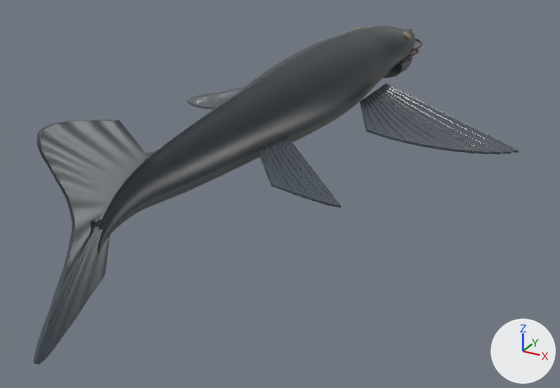
The glTF model public/assets/models/fauna_abyssstalker_juv.glb: old version first, new version second.
Both versions are drawn from a 50 mm camera at (3.59, -7.11, 2.25) aimed at (0.14, -0.83, -0.88). Lighting does not change. The marker at lower right points along +X, +Y and +Z. The picture after the commit comes second. Vertices at exactly the same position are counted once.

Objects in the first picture: 'stalker_body'.
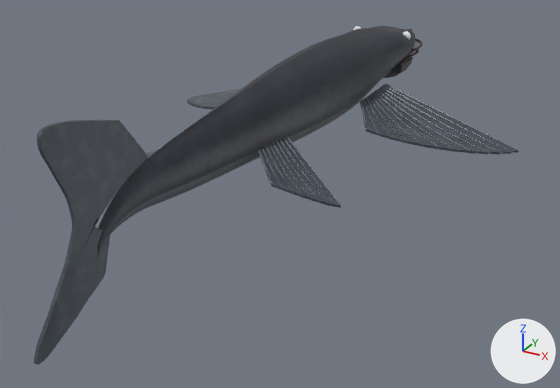
What differs and where, as boxes [x1, y1, x2, y2] in the pictures (560 x 388 px; the box of a moved part takes in the faces that stretch with it):
part 1 of me_stalker_body, moved or reshaped: before [84, 219, 103, 247]; after [83, 219, 99, 250]
part 2 of me_stalker_body, surface changed: [37, 26, 514, 317] in both
part 3 of me_stalker_body, recoloured: [73, 27, 426, 273] in both

Edits to the bpy script that builds the scene:
```text
Change mat_stalker_hide:
    where n0 = _N.new('ShaderNodeBsdfPrincipled'); n0.name = 'Principled BSDF'
    remove n0.inputs[2].default_value = 0.35  # 'Roughness'
    where n2 = _N.new('ShaderNodeMix'); n2.name = 'Mix'
    remove n2.inputs[7].default_value = (0.03, 0.04, 0.05, 1.0)  # 'B', greyish blue #30383f
    add n4 = _N.new('ShaderNodeTexImage'); n4.name = 'Image Texture'
    add n4.image = img_fauna_abyssstalker_juv_paint
    where n3 = _N.new('ShaderNodeVertexColor'); n3.name = 'Color Attribute'
    remove _L.new(n3.outputs[0], n2.inputs[6])  # 'Color' to 'A'
    add _L.new(n3.outputs[0], n2.inputs[7])  # 'Color' to 'B'
    add _L.new(n4.outputs[0], n2.inputs[6])  # 'Color' to 'A'
Change mat_stalker_belly:
    where n0 = _N.new('ShaderNodeBsdfPrincipled'); n0.name = 'Principled BSDF'
    remove n0.inputs[2].default_value = 0.4  # 'Roughness'
    where n2 = _N.new('ShaderNodeMix'); n2.name = 'Mix'
    remove n2.inputs[7].default_value = (0.1, 0.11, 0.12, 1.0)  # 'B', dark grey #595d61
    add n4 = _N.new('ShaderNodeTexImage'); n4.name = 'Image Texture'
    add n4.image = img_fauna_abyssstalker_juv_paint
    where n3 = _N.new('ShaderNodeVertexColor'); n3.name = 'Color Attribute'
    remove _L.new(n3.outputs[0], n2.inputs[6])  # 'Color' to 'A'
    add _L.new(n3.outputs[0], n2.inputs[7])  # 'Color' to 'B'
    add _L.new(n4.outputs[0], n2.inputs[6])  # 'Color' to 'A'
Change mat_cornea:
    where n0 = _N.new('ShaderNodeBsdfPrincipled'); n0.name = 'Principled BSDF'
    remove n0.inputs[2].default_value = 0.02  # 'Roughness'
    remove n3 = _N.new('ShaderNodeMath'); n3.name = 'Math'
    remove n3.operation = 'MULTIPLY'
    remove n3.inputs[1].default_value = 0.18  # 'Value'
    remove _L.new(n3.outputs[0], n0.inputs[4])  # 'Value' to 'Alpha'
    where n4 = _N.new('ShaderNodeVertexColor'); n4.name = 'Color Attribute'
    remove _L.new(n4.outputs[1], n3.inputs[0])  # 'Alpha' to 'Value'
Change mat_stalker_fin:
    where n0 = _N.new('ShaderNodeBsdfPrincipled'); n0.name = 'Principled BSDF'
    remove n0.inputs[2].default_value = 0.3  # 'Roughness'
    where n2 = _N.new('ShaderNodeMix'); n2.name = 'Mix'
    remove n2.inputs[7].default_value = (0.06, 0.08, 0.1, 1.0)  # 'B', greyish blue #455059
    add n4 = _N.new('ShaderNodeTexImage'); n4.name = 'Image Texture'
    add n4.image = img_fauna_abyssstalker_juv_paint
    where n3 = _N.new('ShaderNodeVertexColor'); n3.name = 'Color Attribute'
    remove _L.new(n3.outputs[0], n2.inputs[6])  # 'Color' to 'A'
    add _L.new(n3.outputs[0], n2.inputs[7])  # 'Color' to 'B'
    add _L.new(n4.outputs[0], n2.inputs[6])  # 'Color' to 'A'
Change mat_stalker_ray:
    where n0 = _N.new('ShaderNodeBsdfPrincipled'); n0.name = 'Principled BSDF'
    remove n0.inputs[2].default_value = 0.3  # 'Roughness'
    where n2 = _N.new('ShaderNodeMix'); n2.name = 'Mix'
    remove n2.inputs[7].default_value = (0.1, 0.12, 0.14, 1.0)  # 'B', dark grey #596169
    add n4 = _N.new('ShaderNodeTexImage'); n4.name = 'Image Texture'
    add n4.image = img_fauna_abyssstalker_juv_paint
    where n3 = _N.new('ShaderNodeVertexColor'); n3.name = 'Color Attribute'
    remove _L.new(n3.outputs[0], n2.inputs[6])  # 'Color' to 'A'
    add _L.new(n3.outputs[0], n2.inputs[7])  # 'Color' to 'B'
    add _L.new(n4.outputs[0], n2.inputs[6])  # 'Color' to 'A'
Change me_stalker_body:
    where me_stalker_body.from_pydata(...)  # 15944 vertices, 31152 faces; spans x -2.09..2.09, y -4.05..2.96, z -0.96..0.65
    me_stalker_body part 1
    me_stalker_body.vertices[13442].co: (-0.05, -3.33, -0.14) -> (-0.02, -3.31, -0.16)
    me_stalker_body.vertices[13444].co: (-0.01, -3.28, -0.23) -> (-0.01, -3.32, -0.18)  # pixel (99, 225) -> not seen
    me_stalker_body.vertices[13501].co: (-0.03, -3.41, -0.24) -> (-0.01, -3.4, -0.25)
    me_stalker_body.vertices[13898].co: (0.05, -3.3, -0.18) -> (0.02, -3.32, -0.15)  # pixel (103, 222) -> pixel (98, 219)
    me_stalker_body.vertices[13900].co: (0.01, -3.38, -0.11) -> (0.01, -3.34, -0.16)  # pixel (90, 216) -> pixel (95, 220)
    me_stalker_body.vertices[13957].co: (0.03, -3.42, -0.24) -> (0.01, -3.42, -0.23)  # pixel (91, 234) -> pixel (89, 234)
    me_stalker_body part 2: 31121 kept faces spanning x -2.09..2.09, y -4.05..2.96, z -0.96..0.65 get new texture (UV) coordinates
    me_stalker_body part 3: 1432 kept faces spanning x -1.17..1.17, y -3.8..2.81, z -0.87..0.62 get new vertex colours
```
